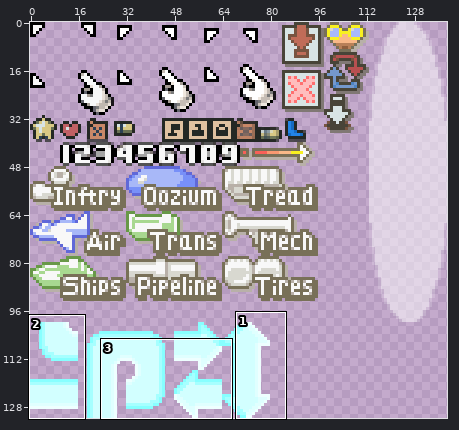
One commit to this sprite sheet: assets/sprites/icon/icon.png. Above, an overview of the earlier version with the close-up marked.
Close-up. First the earlier version:
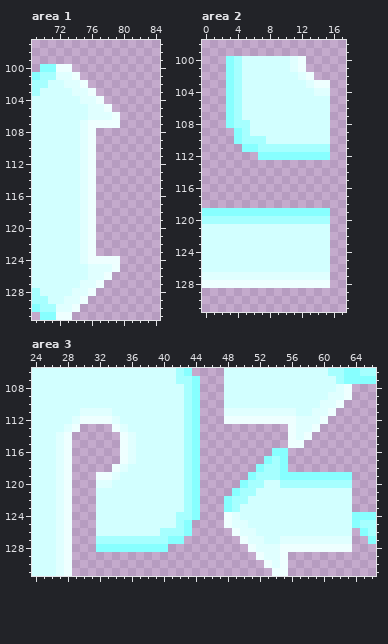
The file is 139x132 pixels. Pixels under 10% opacity are left out. Colours within 5 levels of each other are drawn and written as one. Shown: area 1: x 69..84, y 97..131; area 2: x 0..17, y 98..131; area 3: x 24..66, y 106..131.
New version:
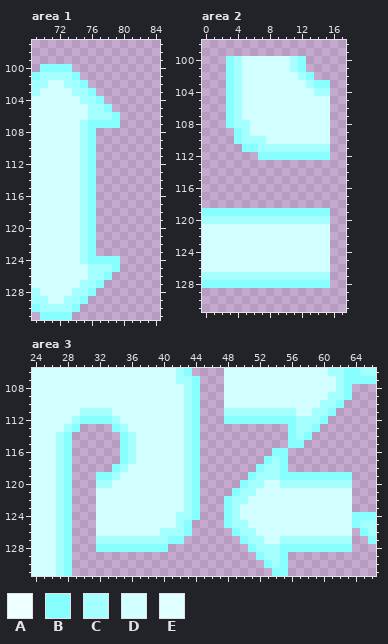
Palette (. is transparent): A #eeffff  B #87ffff  C #a6ffff  D #d2ffff  E #e0ffff
Changes in this commit:
Area 1:
Colour A becomes colour B in row 100 at x 72 to 73; in row 101 at x 74; in row 102 at x 75; in row 103 at x 76; in row 104 at x 77; in row 105 at x 78.
Colour A becomes colour B in row 106 at x 79; in row 107 at x 76 to 79; in rows 108 to 123 at x 76; in row 124 at x 76 to 79; in row 125 at x 79; in row 126 at x 78.
Colour A becomes colour B in row 127 at x 77; in row 128 at x 76; in row 129 at x 75; in row 130 at x 74; in row 131 at x 72 to 73.
Colour E becomes colour C in row 101 at x 72 to 73; in row 102 at x 73 to 74; in row 103 at x 74 to 75; in row 104 at x 75 to 76; in row 105 at x 76 to 77; in row 106 at x 76 to 78.
Colour E becomes colour C in rows 107 to 124 at x 75; in row 125 at x 76 to 78; in row 126 at x 76 to 77; in row 127 at x 75 to 76; in row 128 at x 74 to 75; in row 129 at x 73 to 74.
Colour E becomes colour C in row 130 at x 72 to 73.
Area 2:
Colour A becomes colour B in rows 100 to 101 at x 12; in row 102 at x 13; in row 103 at x 14 to 15; in row 128 at x 0 to 15.
Colour E becomes colour C in rows 100 to 101 at x 11; in row 102 at x 12; in row 103 at x 13; in row 104 at x 14 to 15; in row 127 at x 0 to 15.
Area 3:
Colour A becomes colour B in rows 108 to 109 at x 63; in row 110 at x 62; in row 111 at x 61; in row 112 at x 30 to 33, 48 to 56 and 60; in row 113 at x 29, 34, 56 and 59; in row 114 at x 28, 35, 56 and 58.
Colour A becomes colour B in row 115 at x 28, 35 and 56 to 57; in rows 116 to 117 at x 28 and 35; in row 118 at x 28 and 34; in row 119 at x 28 and 32 to 33; in rows 120 to 123 at x 28; in rows 124 to 125 at x 28 and 48.
Colour A becomes colour B in row 126 at x 28 and 49; in row 127 at x 28 and 50; in row 128 at x 28, 51 and 55 to 63; in row 129 at x 28, 52 and 55; in row 130 at x 28, 53 and 55; in row 131 at x 28 and 54 to 55.
Colour E becomes colour C in row 108 at x 62; in row 109 at x 61 to 62; in row 110 at x 60 to 61; in row 111 at x 30 to 33, 48 to 56 and 59 to 60; in row 112 at x 29, 34 and 57 to 59; in row 113 at x 28, 35 and 57 to 58.
Colour E becomes colour C in row 114 at x 27, 36 and 57; in rows 115 to 117 at x 27 and 36; in row 118 at x 27 and 35; in row 119 at x 27 and 34; in row 120 at x 27 and 32 to 33; in rows 121 to 123 at x 27.
Colour E becomes colour C in row 124 at x 27 and 49; in row 125 at x 27 and 49 to 50; in row 126 at x 27 and 50 to 51; in row 127 at x 27, 51 to 52 and 55 to 63; in row 128 at x 27 and 52 to 54; in row 129 at x 27 and 53 to 54.
Colour E becomes colour C in row 130 at x 27 and 54; in row 131 at x 27.
Where, in picture pixels (left, top, right, bottom), the same in both close-ups:
changed: (56, 64, 120, 320)
changed: (290, 56, 330, 96)
changed: (202, 272, 330, 288)
changed: (224, 384, 352, 448)
changed: (56, 408, 136, 576)
changed: (224, 512, 352, 576)
